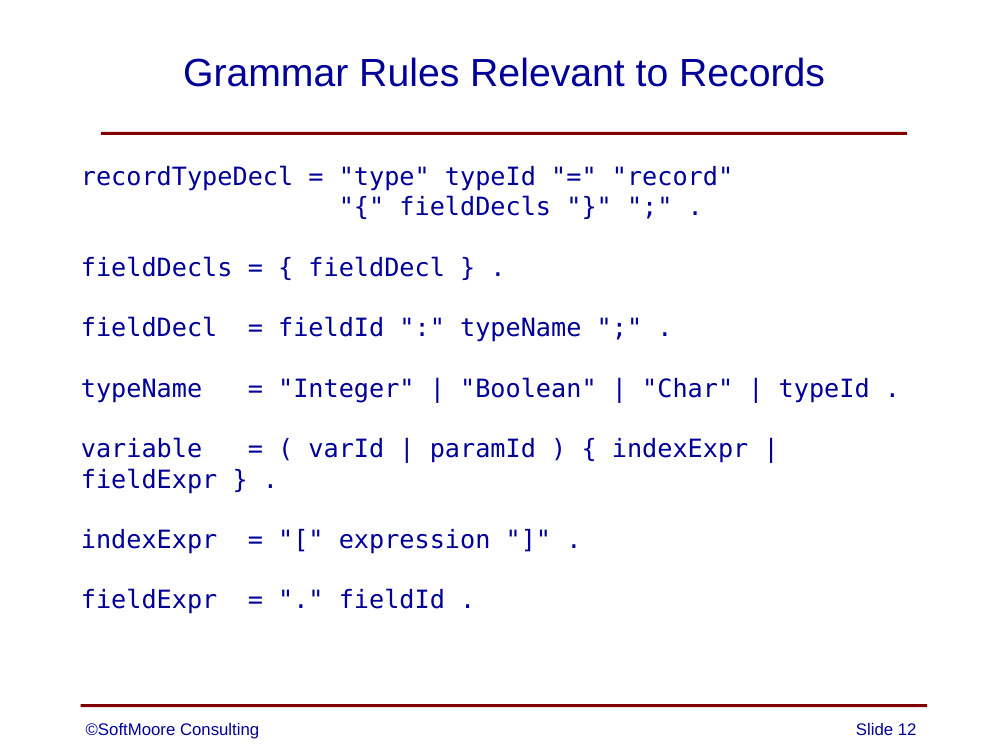
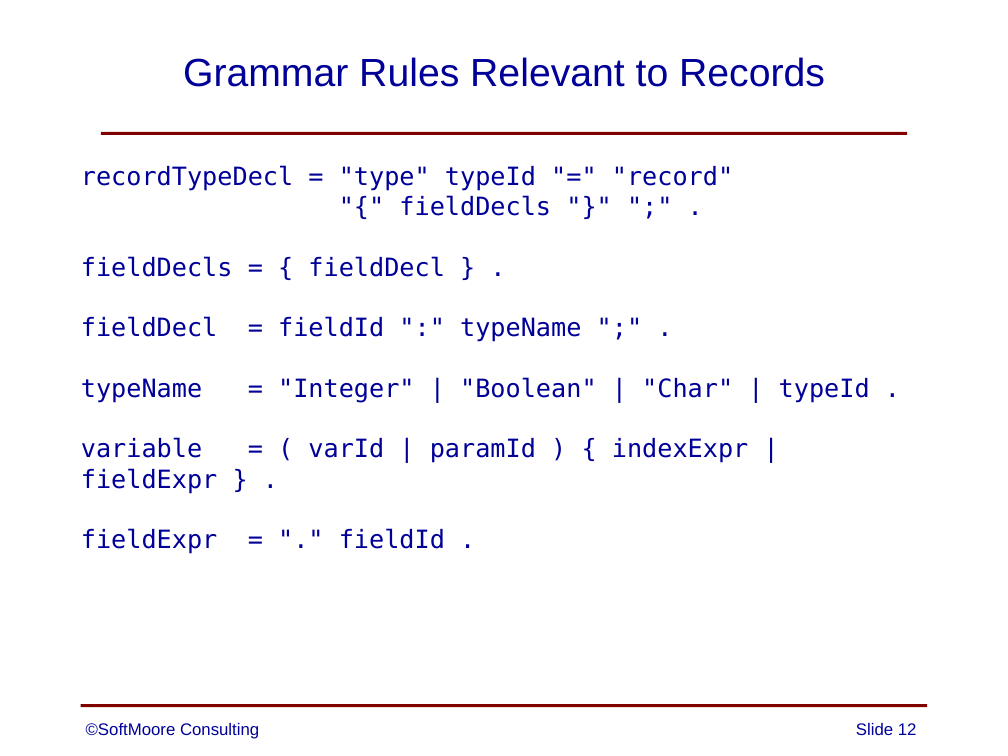
Before and after one commit to SoftMoore/CPRL-Kt-2nd, a slide deck: slide 12 of PowerPoints/16 - Records.pptx. Drawn at 1008x756 pixels with LibreOffice and Linux fonts; fonts in the diff are those of the drawing. Boxes give left, top, right and bottom in pixels: in the first picture for what was removed or moved away, otherwise in the second. Text is boxed around its words. In the diff, an @@ line names an element or a change of style, - is before the commit and + after.

Commit message:
minor edit to one slide

```diff
--- a/PowerPoints/16 - Records.pptx
+++ b/PowerPoints/16 - Records.pptx
@@ text at [81,529,491,554]: paragraph removed @@
-indexExpr = "[" expression "]" .
```
